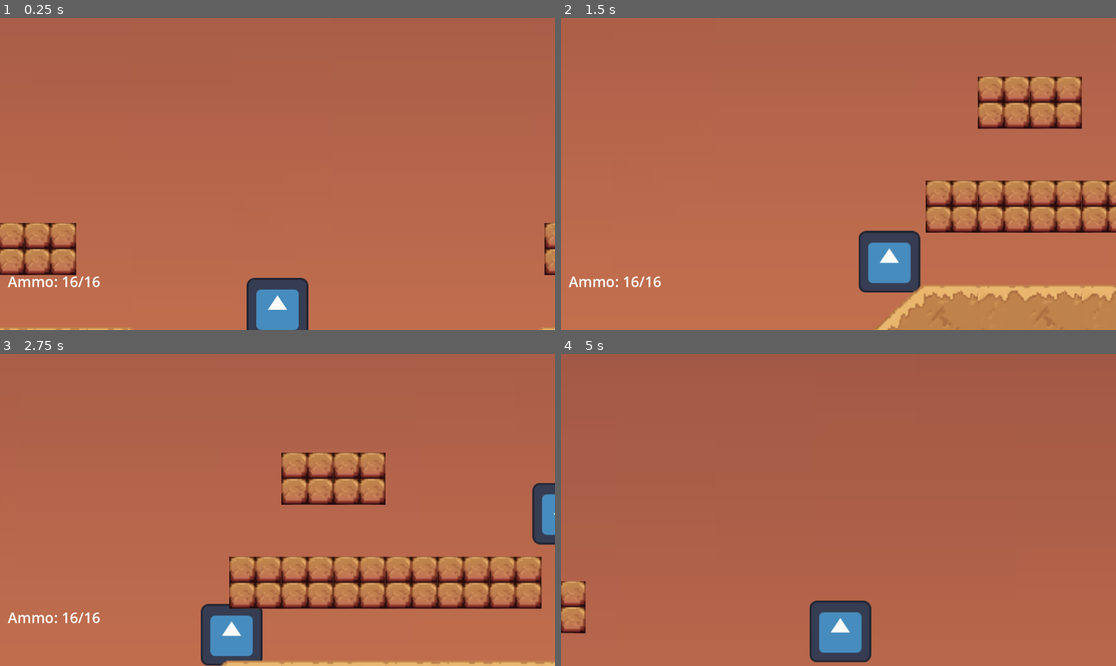
Above: before the commit, frames 1-4 (two rows, left to right).
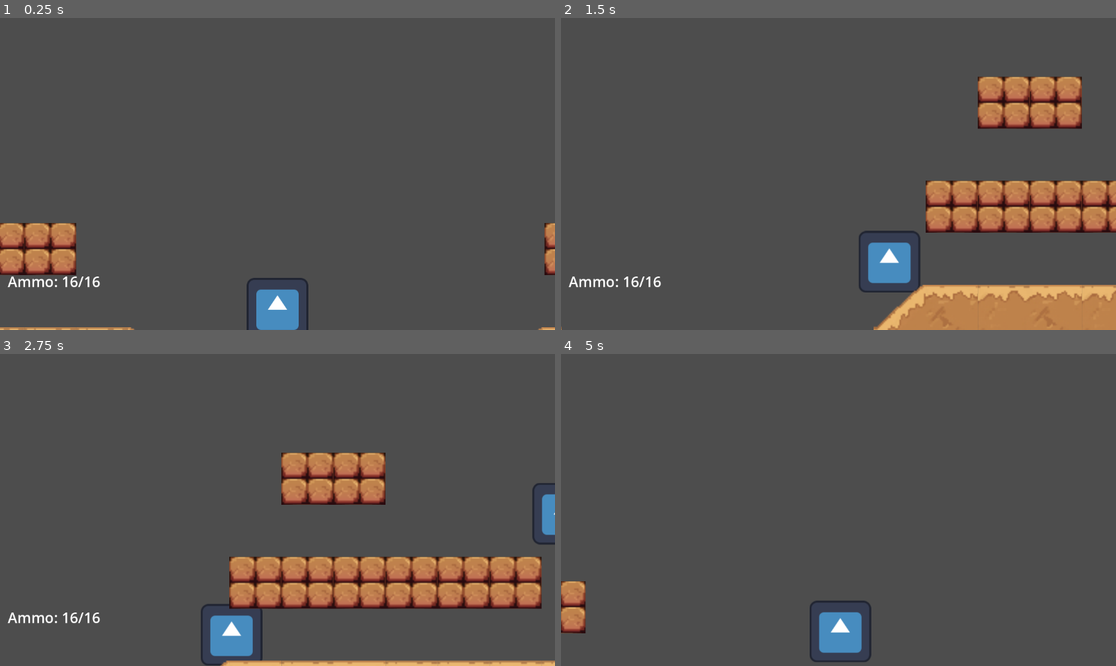
Above: after the commit, the same moments.

Repository: dzfrias/gladiator
Game: Godot game, scene res://scenes/playtest_scene.tscn
Same seed, same stepped clock (60 frames per second), same inputs: the game is played once before the commit and once after it. This scene is started directly instead of the project's main scene. The engine's default icon, where the game draws it, is replaced by a stand-in: a white triangle on a blue panel in a dark square.
Inputs (mouse positions are in pixels of both pictures, inside the frame that each line leads up to):
- Up to frame 1 (0.25 s): no input
- Up to frame 2 (1.5 s): move the mouse to (960, 158) at 0.52 s; hold S (crouch) 0.53-1.28 s; hold D (right) from 0.53 s (still down); tap Space (jump) at 0.77, 0.8, 1.07, 1.35 s; move the mouse to (727, 189) at 1.27 s
- Up to frame 3 (2.75 s): tap Space (jump) at 1.52, 1.82, 2.3 s; tap S (crouch) at 1.55 s; move the mouse to (333, 441) at 2.02 s; release D (right) at 2.03 s; hold A (left) from 2.03 s (still down); hold S (crouch) from 2.03 s (still down)
- Up to frame 4 (5 s): move the mouse to (810, 572) at 2.77 s; release A (left) at 2.78 s; release S (crouch) at 2.78 s; hold D (right) 2.78-4.28 s; click (810, 572) at 2.85 s; tap Space (jump) at 3.02, 3.32, 3.77, 3.8, 4.07, 4.52, 4.82 s; tap S (crouch) at 3.05, 4.55 s; move the mouse to (1005, 556) at 3.52 s; hold E (roll) 3.53-4.28 s; move the mouse to (672, 463) at 4.27 s; hold A (left) from 4.28 s (still down); tap Q (toggle_weapon) at 4.35 s

The runs differ from the first frame. In frame 1, 95% of the frame differs, in the area x 0-100%, y 0-100%; in frame 2, 83%; in frame 3, 84%; in frame 4, 97%.
Error in both runs: Invalid assignment of property or key 'position' with value of type 'Vector2' on a base object of type 'Nil'. (res://scripts/player/player.gd:59)

Commit message:
add ability for wolf to detect and jump on platforms

Diff:
--- a/scenes/playtest_scene.tscn
+++ b/scenes/playtest_scene.tscn
@@ -257,6 +257,7 @@
 [node name="PlaytestScene" type="Node2D"]
 
 [node name="BackgroundFirstLayer" type="Sprite2D" parent="."]
+visible = false
 position = Vector2(514.001, -501)
 scale = Vector2(25.9, 25.9)
 texture = ExtResource("1_bl55t")
--- a/scenes/wolf.tscn
+++ b/scenes/wolf.tscn
@@ -15,8 +15,12 @@
 [sub_resource type="CircleShape2D" id="CircleShape2D_wpl7i"]
 radius = 797.023
 
+[sub_resource type="RectangleShape2D" id="RectangleShape2D_6f3ii"]
+size = Vector2(346, 155.5)
+
 [node name="Node2D" type="CharacterBody2D"]
 collision_layer = 2
+collision_mask = 33
 script = ExtResource("1_4octj")
 attack_windup_time = 0.3
 impact_particle_prefab = ExtResource("2_8oh5i")
@@ -56,3 +60,13 @@
 
 [node name="CollisionShape2D" type="CollisionShape2D" parent="DetectionZone"]
 shape = SubResource("CircleShape2D_wpl7i")
+
+[node name="PlatformDetection" type="Area2D" parent="."]
+visible = false
+position = Vector2(0, -123)
+collision_layer = 0
+collision_mask = 32
+
+[node name="CollisionShape2D" type="CollisionShape2D" parent="PlatformDetection"]
+position = Vector2(0, -44.25)
+shape = SubResource("RectangleShape2D_6f3ii")
--- a/scripts/enemies/wolf.gd
+++ b/scripts/enemies/wolf.gd
@@ -8,8 +8,10 @@
 @export var attack_time: float = 0.6
 @export var attack_windup_time: float = 0.1
 @export var attack_tired_time: float = 0.8
+@export var jump_height: float = -800
 
 @export var impact_particle_prefab: PackedScene
+@onready var _platform_detection = $PlatformDetection
 
 var _state: State = State.IDLE
 var _tracking: Node2D
@@ -46,9 +48,13 @@
 			assert(_tracking != null)
 			var dist := _tracking.position.x - position.x
 			var direction := signf(dist)
+			if Player.Instance.is_on_platform() and Player.Instance.get_platform_height() < global_position.y and is_on_floor() and _detect_platform():
+				velocity.y = jump_height
+
 			if abs(dist) <= attack_distance:
-				_attack_direction = direction
-				_attack()
+				if !Player.Instance.is_on_platform() or (is_on_platform() and Player.Instance.get_platform_height() == get_platform_height()):
+					_attack_direction = direction
+					_attack()
 			else:
 				velocity.x = direction * speed
 		State.IDLE:
@@ -111,6 +117,25 @@
 	var player := body as Player
 	player.damage(attack_damage, Vector2(_attack_direction, 0))
 
+func is_on_platform():
+	var result = _platform_raycast()
+	return !result.is_empty()
+
+func get_platform_height():
+	# Assums that platform is checked already
+	var result = _platform_raycast()
+	return result.position.y
+
+func _platform_raycast() -> Dictionary:
+	var space_state = get_world_2d().direct_space_state
+	var query = PhysicsRayQueryParameters2D.create(global_position, global_position + Vector2(0, 100))
+	query.set_collision_mask(Constants.PLATFORM_LAYER_VALUE)
+	var result = space_state.intersect_ray(query)
+	return result
+
+func _detect_platform():
+	return _platform_detection.has_overlapping_bodies()
+
 func _flip(direction: float) -> void:
 	assert(absf(direction) == 1)
 	$AttackBox/CollisionShape2D.position.x = _original_attack_x * direction
--- a/scripts/player/player.gd
+++ b/scripts/player/player.gd
@@ -41,9 +41,9 @@
 	match _state:
 		State.CONTROL:
 			if Input.is_action_pressed("crouch") and Input.is_action_pressed("jump"):
-				set_collision_mask_value(Constants.PLATFORM_LAYER, false)
+				set_collision_mask_value(Constants.PLATFORM_LAYER_NUMBER, false)
 			else:
-				set_collision_mask_value(Constants.PLATFORM_LAYER, true)
+				set_collision_mask_value(Constants.PLATFORM_LAYER_NUMBER, true)
 
 			if Input.is_action_pressed("left") and Input.is_action_pressed("right"):
 				velocity.x = move_toward(velocity.x, 0, move_acceleration * delta)
@@ -149,5 +149,21 @@
 func get_direction():
 	return _direction
 
+func is_on_platform():
+	var result = _platform_raycast()
+	return !result.is_empty()
+
+func get_platform_height():
+	# Assums that platform is checked already
+	var result = _platform_raycast()
+	return result.position.y
+
+func _platform_raycast() -> Dictionary:
+	var space_state = get_world_2d().direct_space_state
+	var query = PhysicsRayQueryParameters2D.create(global_position, global_position + Vector2(0, 100))
+	query.set_collision_mask(Constants.PLATFORM_LAYER_VALUE)
+	var result = space_state.intersect_ray(query)
+	return result
+
 func get_health() -> Health:
 	return $Health;
--- a/scripts/util/Constants.gd
+++ b/scripts/util/Constants.gd
@@ -5,6 +5,7 @@
 const INVINCIBLE_LAYER = 4
 const ROOF_LAYER = 8
 const PLAYER_LAYER = 16
-const PLATFORM_LAYER = 6
+const PLATFORM_LAYER_NUMBER = 6
+const PLATFORM_LAYER_VALUE = 32
 
 const EPSILON = 0.000001
Not shown: 1 places in scenes/player.tscn that only renumber resources
Not shown: 1 places in scenes/playtest_scene.tscn that only renumber resources
Not shown: 1 places in scenes/vulture.tscn that only renumber resources
Not shown: 1 places in scenes/wolf.tscn that only renumber resources
